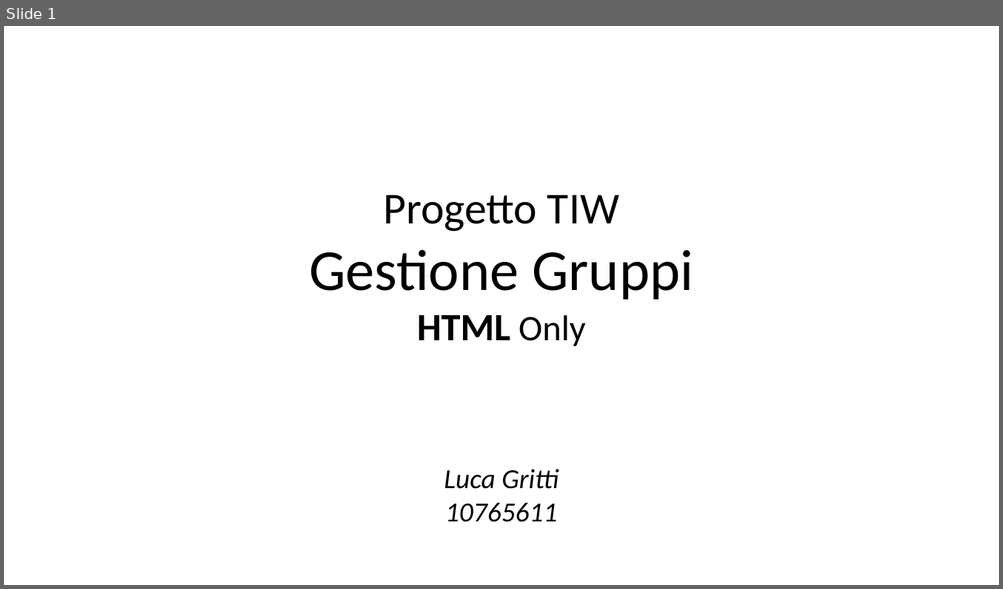
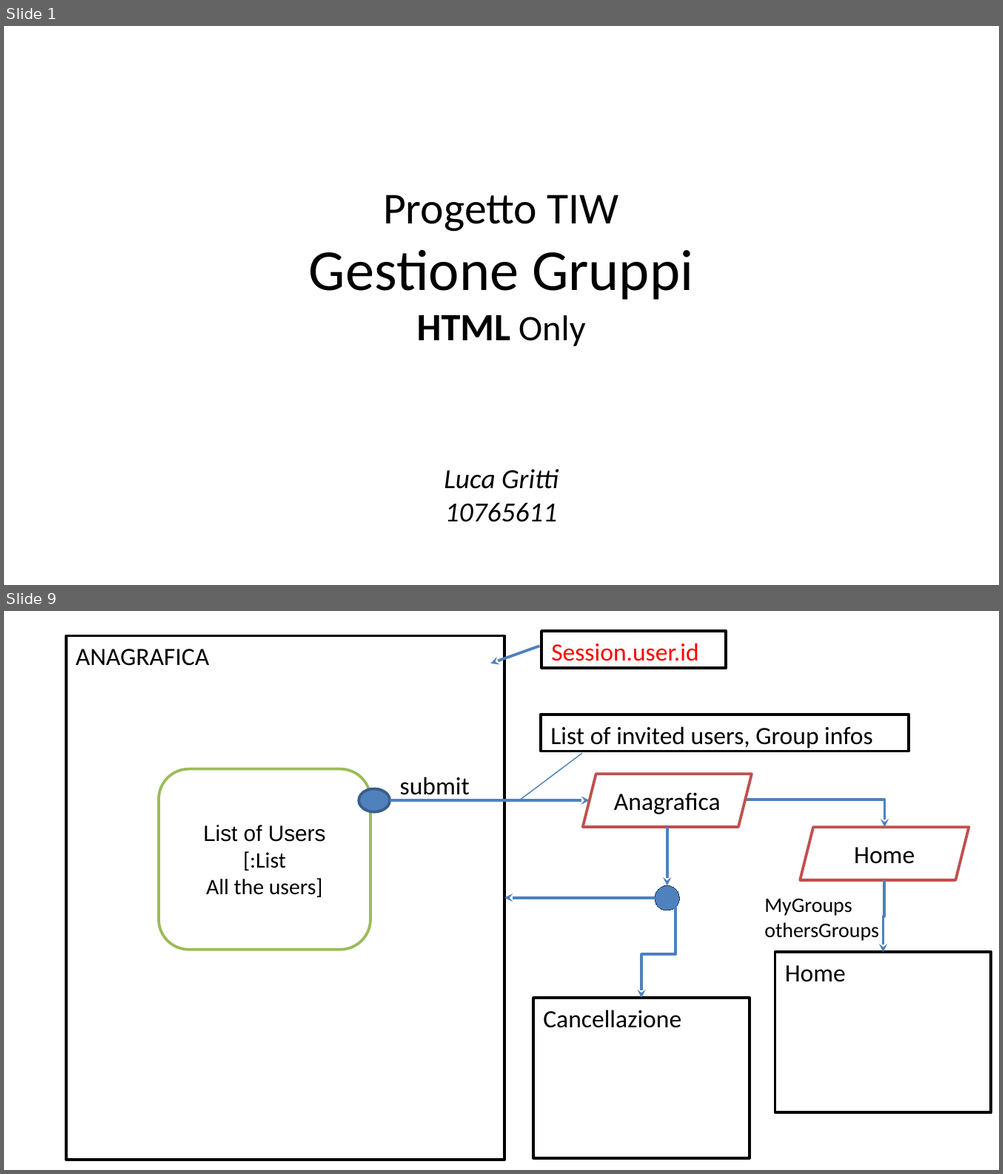
Before and after one commit to lucanotluka/Tecnologie-Informatiche-per-il-Web_-_HTML-Only, a slide deck: TIW-GruppiHTMLOnly.pptx. Shown one above the other, each under a label of ours: slide 1 before the commit, slides 1 and 9 after it; the slides between them are not shown. The pictures are 1003x589 and 1003x1174 pixels, drawn with LibreOffice and Linux fonts; fonts in the diff are those of the drawing. Boxes give left, top, right and bottom in pixels: in the first picture for what was removed or moved away, otherwise in the second. Text is boxed around its words. In the diff, an @@ line names an element or a change of style, - is before the commit and + after.

```diff
--- a/TIW-GruppiHTMLOnly.pptx
+++ b/TIW-GruppiHTMLOnly.pptx
@@ slide 9 added at [4,611,999,1170], background #FFFFFF @@
@@ rectangle added at [541,631,725,668], fill #FFFFFF, outline #000000 2 pt, 18 pt, text #FF0000 @@
+Session.user.id
@@ rectangle added at [65,636,504,1160], fill #FFFFFF, outline #000000 2 pt, 18 pt, text #000000 @@
+ANAGRAFICA
@@ arrow added from (539, 646) to (490, 664), #4F81BD 2 pt @@
@@ rectangle added at [541,715,909,752], fill #FFFFFF, outline #000000 2 pt, 18 pt, text #000000 @@
+List of invited users, Group infos
@@ line added from (582, 753) to (518, 801), #4A7DBA 0.75 pt @@
@@ rounded rectangle added at [159,769,371,950], fill #FFFFFF, outline #9BBB59 2 pt, 16 pt, text #000000 @@
+List of Users
+[:List
+All the users]
@@ text added at [400,777,469,801], 18 pt, text #000000 @@
+submit
@@ parallelogram added at [583,774,752,827], fill #FFFFFF, outline #C0504D 2 pt, 18 pt, text #000000 @@
+Anagrafica
@@ ellipse added at [359,789,390,812], fill #4F81BD, outline #395E89 2 pt @@
@@ elbow arrow added from (390, 801) to (589, 801), #4F81BD 2 pt @@
@@ elbow arrow added from (746, 800) to (884, 827), #4F81BD 2 pt @@
@@ elbow arrow added from (667, 827) to (666, 886), #4F81BD 2 pt @@
@@ parallelogram added at [800,827,969,880], fill #FFFFFF, outline #C0504D 2 pt, 18 pt, text #000000 @@
+Home
@@ elbow arrow added from (654, 898) to (504, 897), #4F81BD 2 pt @@
@@ elbow arrow added from (680, 898) to (642, 998), #4F81BD 2 pt @@
@@ ellipse added at [654,886,680,911], fill #4F81BD, outline #254061 0 pt @@
@@ text added at [764,899,879,941], 15 pt, text #000000 @@
+MyGroups
+othersGroups
@@ elbow arrow added from (884, 880) to (883, 952), #4F81BD 2 pt @@
@@ rectangle added at [775,952,990,1112], fill #FFFFFF, outline #000000 2 pt, 18 pt, text #000000 @@
+Home
@@ rectangle added at [533,998,749,1158], fill #FFFFFF, outline #000000 2 pt, 18 pt, text #000000 @@
+Cancellazione
```
Also in this commit, not shown: 6 slides changed, 11 other slides added, 11 slides removed.
